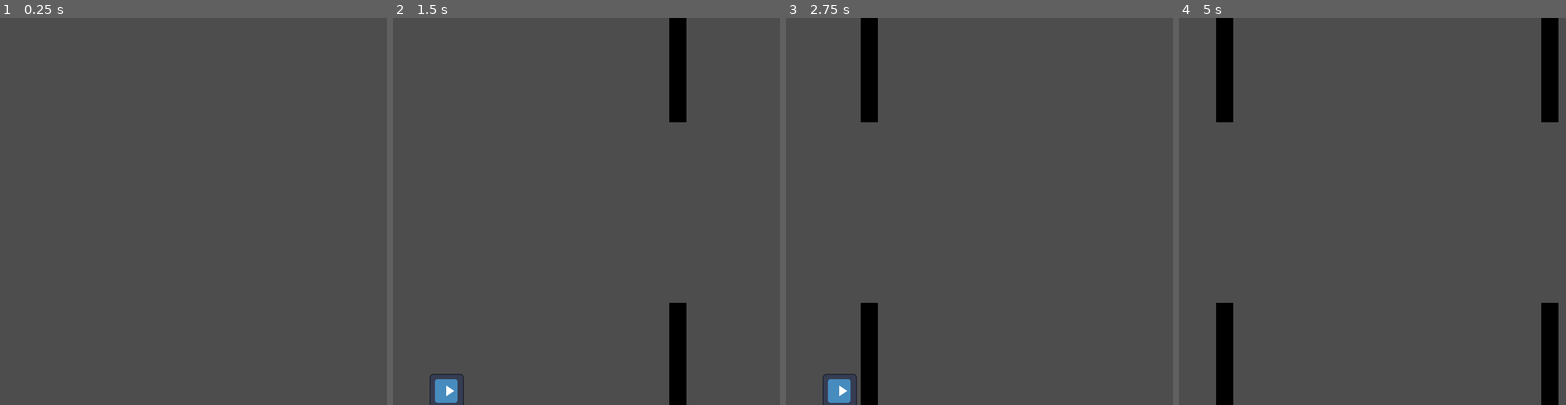
Above: before the commit, frames 1-4 (left to right).
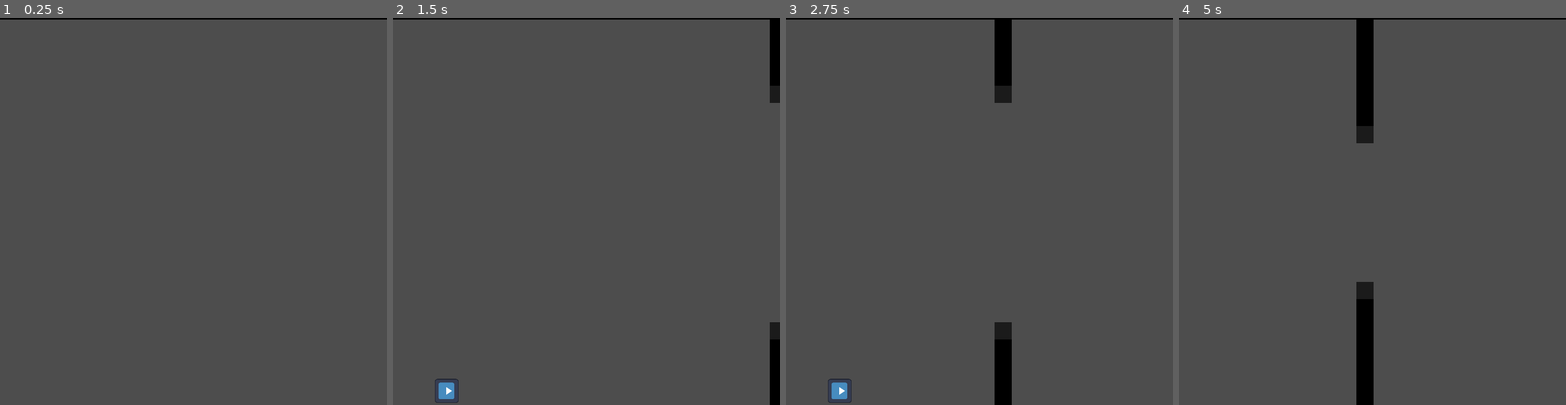
Above: after the commit, the same moments.

Repository: where-fore/flappy
Game: Godot game, scene res://scenes/main.tscn
Two runs of this game, one before a commit and one after it. Both use one fixed random seed, a clock stepped at 60 frames per second and the inputs below. The engine's default icon, where the game draws it, is replaced by a stand-in: a white triangle on a blue panel in a dark square.
Inputs:
- Up to frame 1 (0.25 s): no input
- Up to frame 2 (1.5 s): hold Up (ui_up) 0.53-1.28 s
- Up to frame 3 (2.75 s): hold Up (ui_up) from 2.03 s (still down)
- Up to frame 4 (5 s): release Up (ui_up) at 3.53 s

The runs differ from the first frame. In frame 1, 0.4% of the frame differs, in the area x 0-100%, y 0-1%; in frame 2, 4.2%; in frame 3, 4.9%; in frame 4, 7.9%, in the area x 0-100%, y 0-100%.

Commit message:
obstacles are random and give points

Diff:
--- a/project/scenes/main.tscn
+++ b/project/scenes/main.tscn
@@ -3,8 +3,8 @@
 [ext_resource type="Script" uid="uid://dsb0q1caxb1e7" path="res://scripts/main.gd" id="1_jyhfs"]
 [ext_resource type="PackedScene" uid="uid://bqt183ikvb1ni" path="res://scenes/player.tscn" id="1_o5qli"]
 [ext_resource type="PackedScene" uid="uid://cnnqca0vu4a13" path="res://scenes/outer_walls.tscn" id="2_0wfyh"]
-[ext_resource type="PackedScene" uid="uid://dp6hjc82g11om" path="res://scenes/obstacle.tscn" id="3_sugp2"]
 [ext_resource type="PackedScene" uid="uid://romvpv7ssj5x" path="res://scenes/obstacle_spawner.tscn" id="5_tbgi4"]
+[ext_resource type="PackedScene" uid="uid://cb22gl3dawnyy" path="res://scenes/obstacle_container.tscn" id="5_tefeu"]
 
 [node name="Main" type="Node2D"]
 script = ExtResource("1_jyhfs")
@@ -18,10 +18,6 @@
 [node name="Player Spawn" type="Node2D" parent="."]
 position = Vector2(100, 360)
 
-[node name="Obstacle Spawner (Top)" parent="." groups=["Top Spawner"] instance=ExtResource("5_tbgi4")]
-position = Vector2(900, 0)
-obstacle_scene = ExtResource("3_sugp2")
-
-[node name="Obstacle Spawner (Bottom)" parent="." groups=["Bottom Spawner"] instance=ExtResource("5_tbgi4")]
-position = Vector2(900, 720)
-obstacle_scene = ExtResource("3_sugp2")
+[node name="Obstacle Spawner" parent="." instance=ExtResource("5_tbgi4")]
+position = Vector2(900, 360)
+obstacle_scene = ExtResource("5_tefeu")
--- a/project/scenes/obstacle.tscn
+++ b/project/scenes/obstacle.tscn
@@ -4,17 +4,28 @@
 [ext_resource type="Script" uid="uid://d3xdi0jpf11ce" path="res://scripts/obstacle.gd" id="1_drdry"]
 
 [sub_resource type="RectangleShape2D" id="RectangleShape2D_drdry"]
-size = Vector2(28, 28)
+size = Vector2(26, 409)
 
 [node name="Obstacle" type="Area2D" groups=["Obstacle"]]
-scale = Vector2(1, 12)
 collision_layer = 2
 script = ExtResource("1_drdry")
 
-[node name="Sprite2D" type="Sprite2D" parent="."]
+[node name="Sprite2D (Body)" type="Sprite2D" parent="."]
+position = Vector2(0, -224)
+scale = Vector2(1, 12)
+texture = ExtResource("1_7ukg5")
+
+[node name="Sprite2D (Tip)" type="Sprite2D" parent="."]
+self_modulate = Color(1, 1, 1, 0.6431373)
+position = Vector2(0, -16)
 texture = ExtResource("1_7ukg5")
 
 [node name="CollisionShape2D" type="CollisionShape2D" parent="."]
+position = Vector2(0, -208.5)
 shape = SubResource("RectangleShape2D_drdry")
 
+[node name="VisibleOnScreenNotifier2D" type="VisibleOnScreenNotifier2D" parent="."]
+visible = false
+
 [connection signal="body_entered" from="." to="." method="_on_body_entered"]
+[connection signal="screen_exited" from="VisibleOnScreenNotifier2D" to="." method="_on_visible_on_screen_notifier_2d_screen_exited"]
--- /dev/null
+++ b/project/scenes/obstacle_container.tscn
@@ -0,0 +1,25 @@
+[gd_scene load_steps=4 format=3 uid="uid://cb22gl3dawnyy"]
+
+[ext_resource type="PackedScene" uid="uid://dp6hjc82g11om" path="res://scenes/obstacle.tscn" id="1_7ffe5"]
+[ext_resource type="Script" uid="uid://bbgu5050tstvt" path="res://scripts/obstacle_container.gd" id="1_mnllb"]
+
+[sub_resource type="RectangleShape2D" id="RectangleShape2D_7ffe5"]
+size = Vector2(17, 910.5)
+
+[node name="Obstacle Container" type="Node2D"]
+script = ExtResource("1_mnllb")
+
+[node name="Obstacle (Top)" parent="." instance=ExtResource("1_7ffe5")]
+
+[node name="Obstacle (Bottom)" parent="." instance=ExtResource("1_7ffe5")]
+rotation = 3.1415927
+
+[node name="Pass Check Area" type="Area2D" parent="."]
+position = Vector2(16, 0)
+collision_layer = 2
+
+[node name="CollisionShape2D" type="CollisionShape2D" parent="Pass Check Area"]
+position = Vector2(8.5, 0)
+shape = SubResource("RectangleShape2D_7ffe5")
+
+[connection signal="body_entered" from="Pass Check Area" to="." method="_on_pass_check_area_body_entered"]
--- a/project/scenes/outer_walls.tscn
+++ b/project/scenes/outer_walls.tscn
@@ -9,6 +9,13 @@
 position = Vector2(360, 0)
 collision_layer = 4
 
+[node name="ColorRect" type="ColorRect" parent="Top Wall"]
+offset_left = -1175.0
+offset_top = -205.0
+offset_right = 1176.0
+offset_bottom = 1.0
+color = Color(0, 0, 0, 1)
+
 [node name="CollisionShape2D" type="CollisionShape2D" parent="Top Wall"]
 position = Vector2(0, -100)
 shape = SubResource("RectangleShape2D_idcti")
@@ -17,6 +24,12 @@
 position = Vector2(360, 720)
 collision_layer = 4
 
+[node name="ColorRect" type="ColorRect" parent="Bottom Wall"]
+offset_left = -1174.0
+offset_right = 1177.0
+offset_bottom = 200.0
+color = Color(0, 0, 0, 1)
+
 [node name="CollisionShape2D" type="CollisionShape2D" parent="Bottom Wall"]
 position = Vector2(0, 100)
 shape = SubResource("RectangleShape2D_idcti")
--- a/project/scenes/player.tscn
+++ b/project/scenes/player.tscn
@@ -16,7 +16,7 @@
 
 [node name="Sprite2D" type="Sprite2D" parent="."]
 rotation = 1.5707964
-scale = Vector2(0.5, 0.5)
+scale = Vector2(0.35, 0.35)
 texture = ExtResource("1_3vyb7")
 
 [node name="CollisionShape2D" type="CollisionShape2D" parent="."]
--- a/project/scripts/main.gd
+++ b/project/scripts/main.gd
@@ -7,6 +7,7 @@
 
 # Called when the node enters the scene tree for the first time.
 func _ready() -> void:
+	randomize()
 	if player_scene == null:
 		push_error("Exported variable is null: " + "player_scene")
 	spawn_player(player_first_spawn_time)
--- a/project/scripts/obstacle.gd
+++ b/project/scripts/obstacle.gd
@@ -1,21 +1,17 @@
 extends Area2D
 
-var speed = 300
 
 # Called when the node enters the scene tree for the first time.
 func _ready() -> void:
 	pass
 
 # Called every frame. 'delta' is the elapsed time since the previous frame.
-func _process(delta: float) -> void:
-	position.x -= speed * delta
-
+func _process(_delta: float) -> void:
+	pass
 
 func _on_body_entered(body: Node2D) -> void:
 	if body.is_in_group("Player"): body.react_to_obstacle()
 
 
-#make it so this works, but lets them spawn in off screen. some sort of margin
-#func _on_visible_on_screen_notifier_2d_screen_exited():
-	#print_debug("killed obstacle due to exiting screen")
-	#queue_free()
+func _on_visible_on_screen_notifier_2d_screen_exited():
+	queue_free()
--- /dev/null
+++ b/project/scripts/obstacle_container.gd
@@ -0,0 +1,16 @@
+extends Node2D
+
+var speed = 250
+
+# Called when the node enters the scene tree for the first time.
+func _ready() -> void:
+	pass # Replace with function body.
+
+
+# Called every frame. 'delta' is the elapsed time since the previous frame.
+func _process(delta: float) -> void:
+	position.x -= speed * delta
+
+
+func _on_pass_check_area_body_entered(body: Node2D) -> void:
+	if body.is_in_group("Player"): body.pass_obstacle()
--- a/project/scripts/obstacle_spawner.gd
+++ b/project/scripts/obstacle_spawner.gd
@@ -3,7 +3,7 @@
 @export var obstacle_scene: PackedScene
 
 var obstacle_spawn_interval = 2
-@onready var obstacle_spawn_timer = 0.25
+@onready var obstacle_spawn_timer = 0.75
 var vertical_screen_size = 720
 
 # Called when the node enters the scene tree for the first time.
@@ -17,16 +17,13 @@
 	if obstacle_spawn_timer > 0: obstacle_spawn_timer -= delta
 	if obstacle_spawn_timer <= 0:
 		obstacle_spawn_timer = obstacle_spawn_interval
-		spawn_obstacle()
+		spawn_obstacle(randf_range(200,500))
 
 
-func spawn_obstacle():
-	var obstacle = obstacle_scene.instantiate()
-	add_child(obstacle)
-	#var obstacle_height = obstacle.get_node("CollisionShape2D").shape.size.y/2
-	#obstacle.position.x = position.x
-	#obstacle.position.y = position.y - obstacle_height/2
-	if self.is_in_group("Top Spawner"): pass
-	elif self.is_in_group("Bottom Spawner"): pass
-	else:
-		push_error("Obstacle spawner doesn't have a top/bottom grouping")
+func spawn_obstacle(gap:float):
+	var obstacle_group = obstacle_scene.instantiate()
+	add_child(obstacle_group)
+	var top_obstacle = obstacle_group.get_node("Obstacle (Top)")
+	var bottom_obstacle = obstacle_group.get_node("Obstacle (Bottom)")
+	top_obstacle.position.y -= gap/2
+	bottom_obstacle.position.y += gap/2
--- a/project/scripts/player.gd
+++ b/project/scripts/player.gd
@@ -30,7 +30,7 @@
 
 
 func _on_body_entered(body: Node) -> void:
-	print_debug(body.name)
+	print_debug("player touched: " + body.name)
 
 
 #should be called by the area2D obstacles when they contact the player
@@ -41,6 +41,11 @@
 func perish():
 	emit_signal("destroyed")
 	self.queue_free()
+
+
+#should be called by the area2D obstacle pass areas when they contact the player
+func pass_obstacle():
+	print_debug("score!")
 
 
 func _integrate_forces(state: PhysicsDirectBodyState2D) -> void:
Not shown, added: project/scripts/obstacle_container.gd.uid
Not shown, changed: jammin.txt
